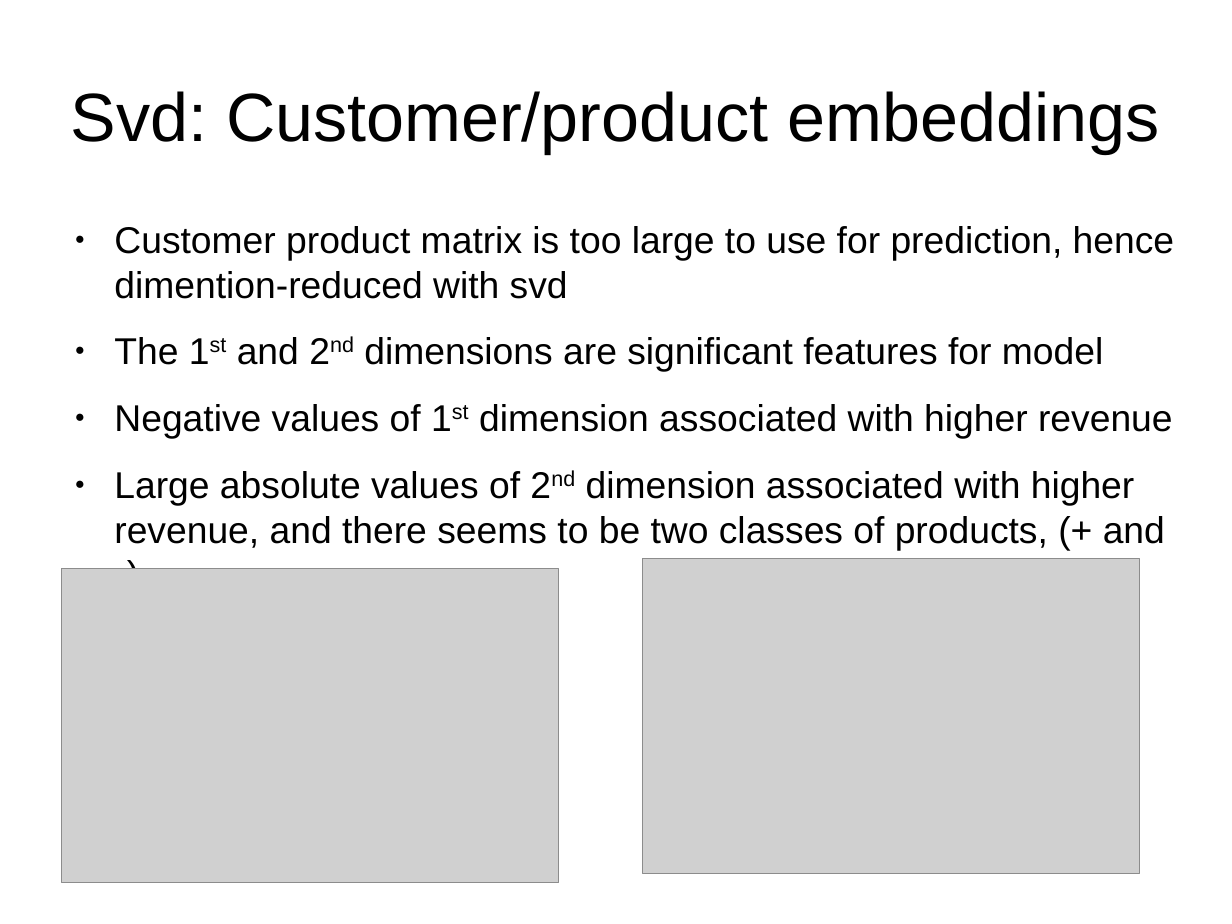
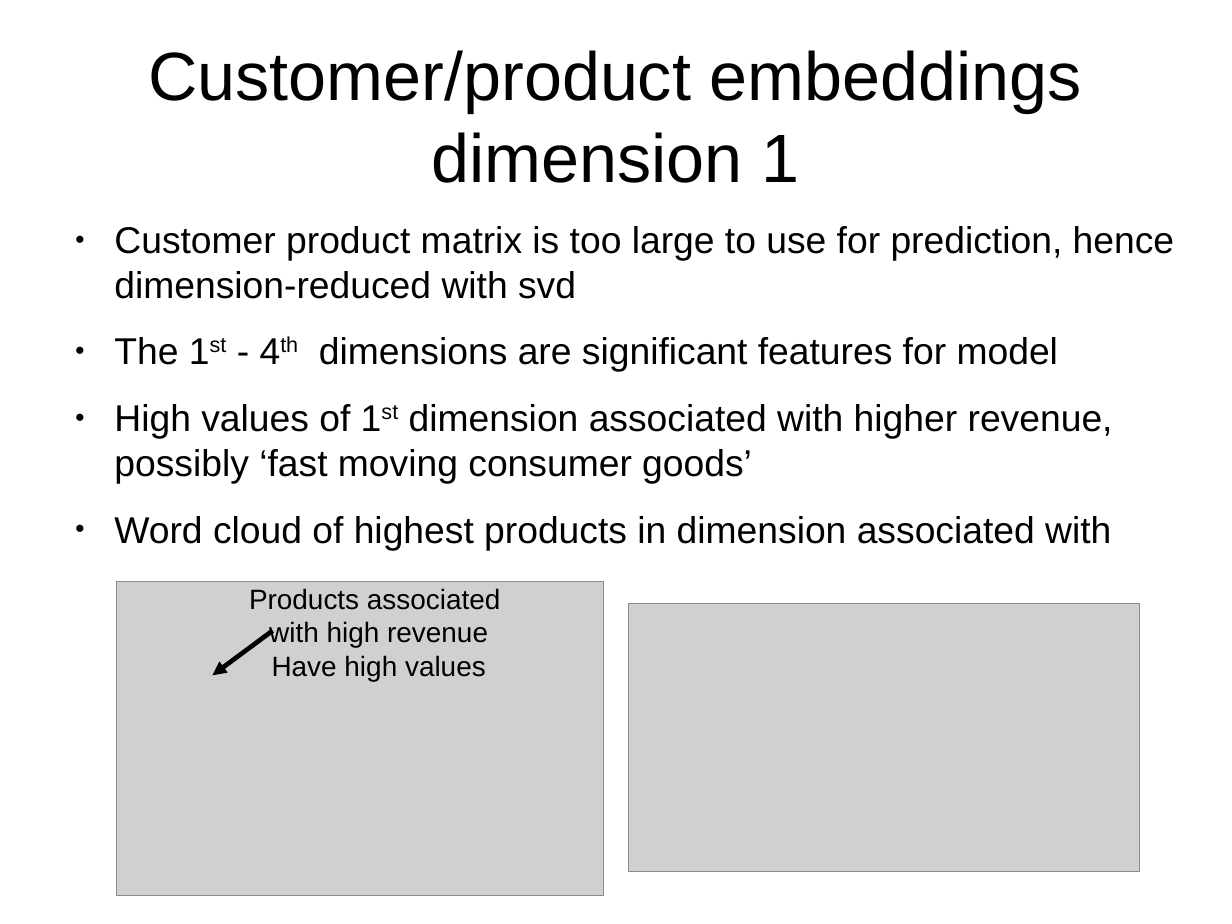
Before and after one commit to leexa90/E-commece-Data-Science, a slide deck: slide 7 of Present.odp (slide 8 before the commit). Drawn at 1232x924 pixels with LibreOffice and Linux fonts; fonts in the diff are those of the drawing; grey boxes stand for pictures. Boxes give left, top, right and bottom in pixels: in the first picture for what was removed or moved away, otherwise in the second. Text is boxed around its words. In the diff, an @@ line names an element or a change of style, - is before the commit and + after.

```diff
--- a/Present.odp
+++ b/Present.odp
@@ title at (149,50,1082,183): text changed @@
-Svd: Customer/product embeddings
+Customer/product embeddings dimension 1
@@ text at (114,226,1175,550): text changed @@
-● Customer product matrix is too large to use for prediction, hence dimention-reduced with svd
-● The 1st and 2nd dimensions are significant features for model
-● Negative values of 1st dimension associated with higher revenue
-● Large absolute values of 2nd dimension associated with higher revenue, and there seems to be two classes of products, (+ and -)
+● Customer product matrix is too large to use for prediction, hence dimension-reduced with svd
+● The 1st - 4th dimensions are significant features for model
+● High values of 1st dimension associated with higher revenue, possibly ‘fast moving consumer goods’
+● Word cloud of highest products in dimension associated with
@@ picture: place and size @@
-picture at (61,569,559,883)
+picture at (117,581,604,895)
@@ text added at (249,588,500,681), 18 pt, text #000000 @@
+Products associated
+with high revenue
+Have high values
@@ picture: place and size @@
-picture at (643,559,1140,873)
+picture at (629,604,1140,872)
@@ arrow added from (273, 631) to (212, 675), #000000 3 pt @@
```
Also in this commit, not shown: 2 other slides changed, 6 slides added, 4 slides removed, 2 other files.
